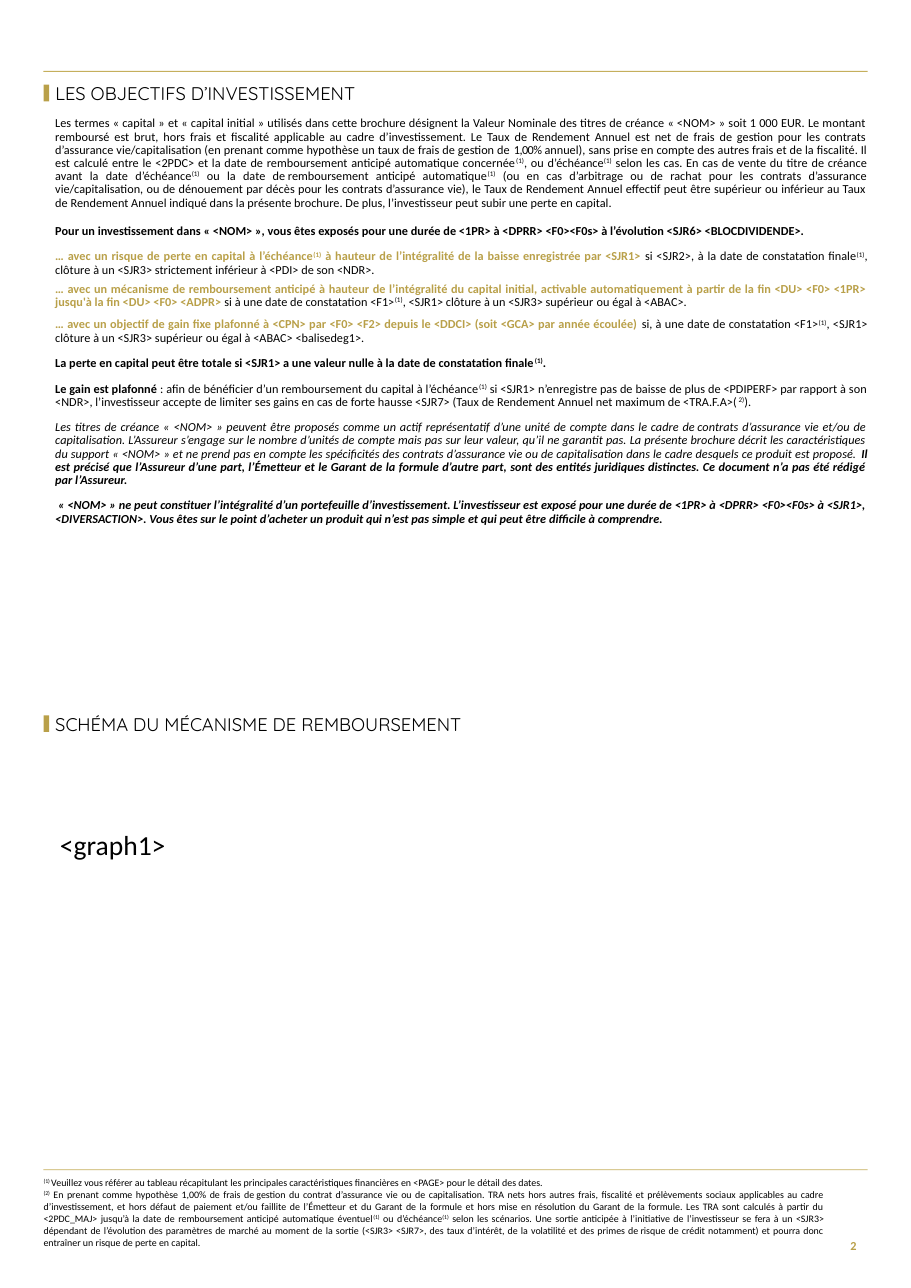
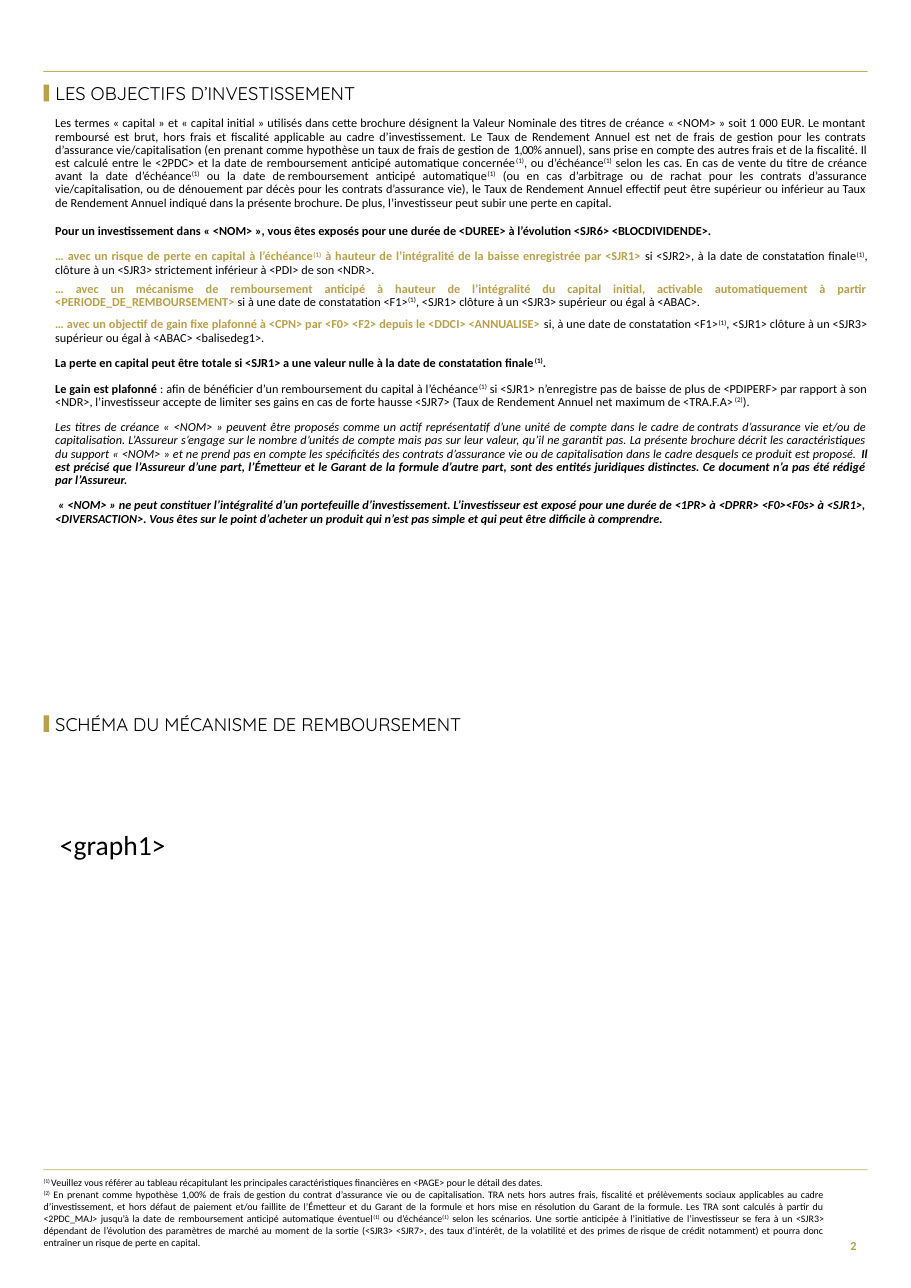
Before and after one commit to guillaumejacquin/Moulinette_Brochure_Equitim, a slide deck: slide 2 of Templates/BNP.pptx. Drawn at 911x1288 pixels with LibreOffice and Linux fonts; fonts in the diff are those of the drawing; background and template pictures are left out. Boxes give left, top, right and bottom in pixels: in the first picture for what was removed or moved away, otherwise in the second. Text is boxed around its words. In the diff, an @@ line names an element or a change of style, - is before the commit and + after.

```diff
--- a/Templates/BNP.pptx
+++ b/Templates/BNP.pptx
@@ text at box(55, 226, 711, 237): text changed @@
-  Pour un investissement dans « <NOM> », vous êtes exposés pour une durée de <1PR> à <DPRR> <F0><F0s> à l’évolution <SJR6> <BLOCDIVIDENDE>.
+  Pour un investissement dans « <NOM> », vous êtes exposés pour une durée de <DUREE> à l’évolution <SJR6> <BLOCDIVIDENDE>.
@@ text at box(55, 284, 868, 344): text changed @@
-    … avec un mécanisme de remboursement anticipé à hauteur de l’intégralité du capital initial, activable automatiquement à partir de la fin <DU> <F0> <1PR> jusqu'à la fin <DU> <F0> <ADPR> si à une date de constatation <F1>(1), <SJR1> clôture à un <SJR3> supérieur ou égal à <ABAC>.
-    … avec un objectif de gain fixe plafonné à <CPN> par <F0> <F2> depuis le <DDCI> (soit <GCA> par année écoulée) si, à une date de constatation <F1>(1), <SJR1> clôture à un <SJR3> supérieur ou égal à <ABAC> <balisedeg1>.
+    … avec un mécanisme de remboursement anticipé à hauteur de l’intégralité du capital initial, activable automatiquement à partir <PERIODE_DE_REMBOURSEMENT> si à une date de constatation <F1>(1), <SJR1> clôture à un <SJR3> supérieur ou égal à <ABAC>.
+    … avec un objectif de gain fixe plafonné à <CPN> par <F0> <F2> depuis le <DDCI> <ANNUALISE> si, à une date de constatation <F1>(1), <SJR1> clôture à un <SJR3> supérieur ou égal à <ABAC> <balisedeg1>.
@@ text at box(55, 384, 867, 408): now superscript in "<TRA.F.A>(2))." @@
```
Also in this commit, not shown: 8 other slides changed, 26 other files.
